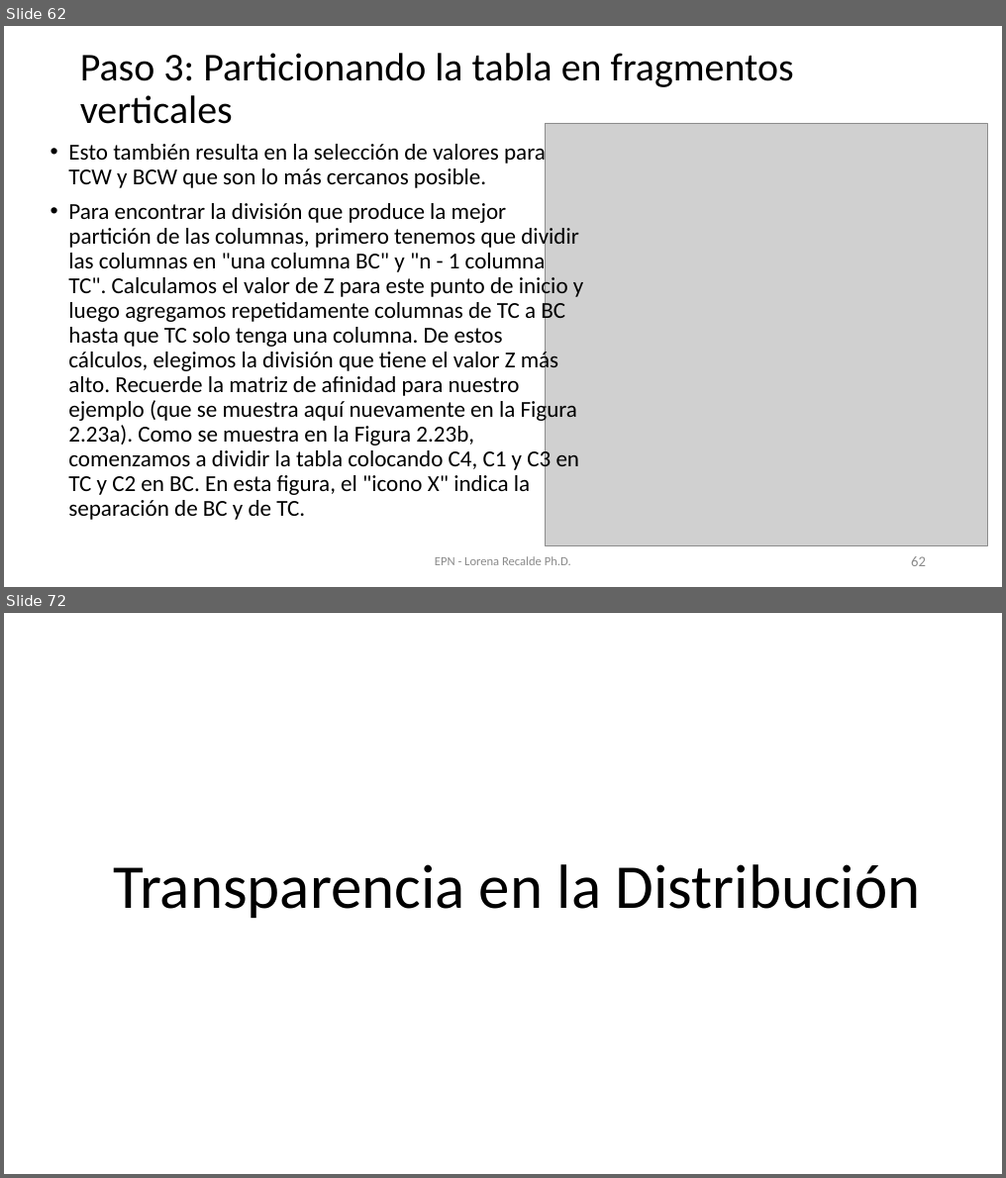
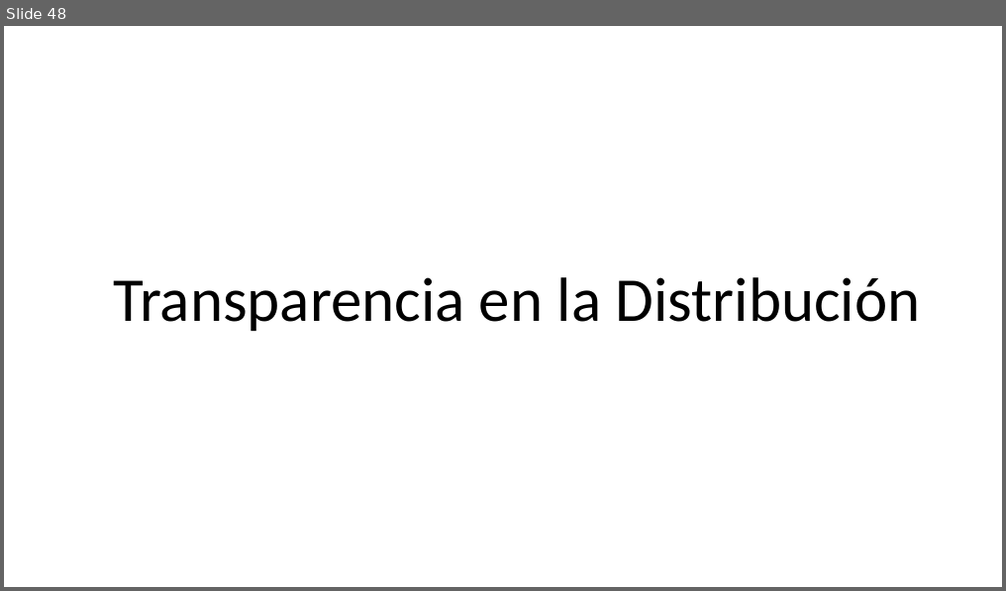
Before and after one commit to lore10/BDDD, a slide deck: slides/Semana3_V1.pptx. Shown one above the other, each under a label of ours: slides 62 and 72 before the commit, slide 48 after it; the slides between them are not shown. The pictures are 1006x1178 and 1006x591 pixels, drawn with LibreOffice and Linux fonts; fonts in the diff are those of the drawing; grey boxes stand for pictures. Boxes give left, top, right and bottom in pixels: in the first picture for what was removed or moved away, otherwise in the second. Text is boxed around its words. In the diff, an @@ line names an element or a change of style, - is before the commit and + after.

```diff
--- a/slides/Semana3_V1.pptx
+++ b/slides/Semana3_V1.pptx
@@ slide 62 removed at (4, 26, 1002, 587), background #FFFFFF @@
@@ title removed at (80, 53, 794, 124) @@
-Paso 3: Particionando la tabla en fragmentos verticales
@@ text removed at (68, 140, 583, 520) @@
-• Esto también resulta en la selección de valores para TCW y BCW que son lo más cercanos posible.
-• Para encontrar la división que produce la mejor partición de las columnas, primero tenemos que dividir las columnas en "una columna BC" y "n - 1 columna TC". Calculamos el valor de Z para este punto de inicio y luego agregamos repetidamente columnas de TC a BC hasta que TC solo tenga una columna. De estos cálculos, elegimos la división que tiene el valor Z más alto. Recuerde la matriz de afinidad para nuestro ejemplo (que se muestra aquí nuevamente en la Figura 2.23a). Como se muestra en la Figura 2.23b, comenzamos a dividir la tabla colocando C4, C1 y C3 en TC y C2 en BC. En esta figura, el "icono X" indica la separación de BC y de TC.
@@ picture removed at (546, 123, 987, 547) @@
@@ text removed at (435, 557, 571, 566) @@
-EPN - Lorena Recalde Ph.D.
@@ page number removed at (911, 557, 926, 567) @@
-62
@@ what was slide 72 is now slide 48 @@
```
Also in this commit, not shown: 6 slides changed, 23 other slides removed, 4 other files.
